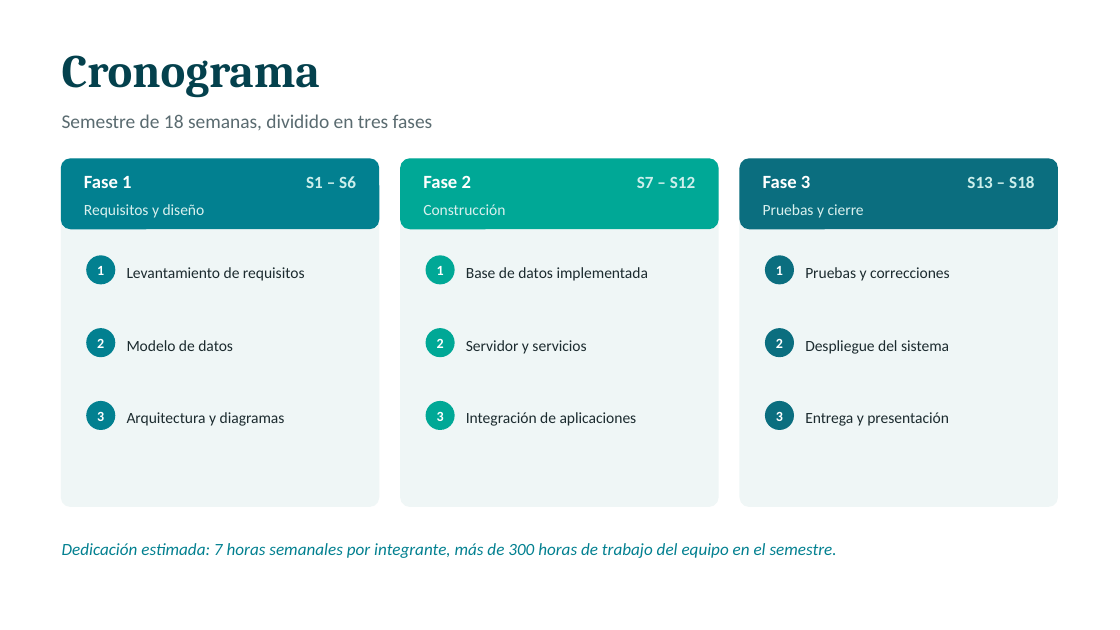
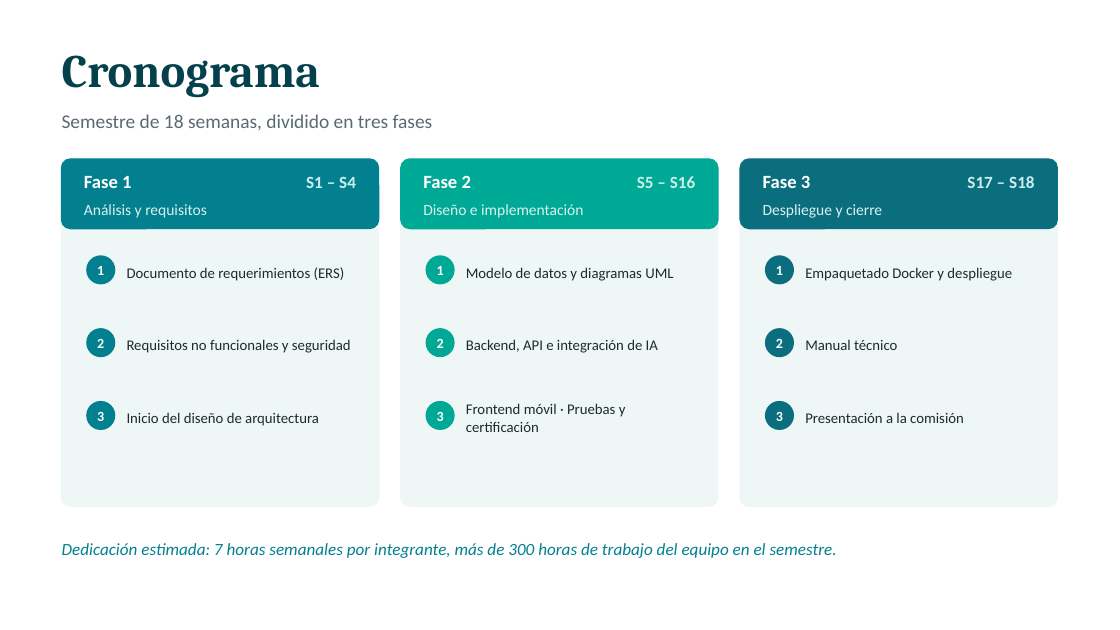
Before and after one commit to Jaacern/G1_CAPSTONE_003D, a slide deck: slide 10 of Fase 1/Evidencias Grupales/Presentación idea de proyecto.pptx. Drawn at 1120x630 pixels with LibreOffice and Linux fonts; fonts in the diff are those of the drawing. Boxes give left, top, right and bottom in pixels: in the first picture for what was removed or moved away, otherwise in the second. Text is boxed around its words. In the diff, an @@ line names an element or a change of style, - is before the commit and + after.

```diff
--- a/Fase 1/Evidencias Grupales/Presentación idea de proyecto.pptx
+++ b/Fase 1/Evidencias Grupales/Presentación idea de proyecto.pptx
@@ text at [306, 177, 356, 188]: text changed @@
-S1 – S6
+S1 – S4
@@ text at [637, 176, 695, 188]: text changed @@
-S7 – S12
+S5 – S16
@@ text at [967, 176, 1034, 188]: text changed @@
-S13 – S18
+S17 – S18
@@ text at [84, 204, 207, 218]: text changed @@
-Requisitos y diseño
+Análisis y requisitos
@@ text at [423, 204, 583, 218]: text changed @@
-Construcción
+Diseño e implementación
@@ text at [763, 204, 882, 218]: text changed @@
-Pruebas y cierre
+Despliegue y cierre
@@ text at [127, 267, 345, 281]: text changed; size 10 to 9.5 pt @@
-Levantamiento de requisitos
+Documento de requerimientos (ERS)
@@ text at [466, 267, 673, 281]: text changed; size 10 to 9.5 pt @@
-Base de datos implementada
+Modelo de datos y diagramas UML
@@ text at [805, 267, 1012, 281]: text changed; size 10 to 9.5 pt @@
-Pruebas y correcciones
+Empaquetado Docker y despliegue
@@ text removed at [127, 340, 233, 351] @@
-Modelo de datos
@@ text added at [127, 339, 351, 353], 9.5 pt, text #1C2B2F @@
+Requisitos no funcionales y seguridad
@@ text at [466, 339, 658, 353]: text changed; size 10 to 9.5 pt @@
-Integración de aplicaciones
+Backend, API e integración de IA
@@ text removed at [466, 340, 586, 354] @@
-Servidor y servicios
@@ text removed at [805, 340, 949, 354] @@
-Despliegue del sistema
@@ text added at [805, 340, 897, 350], 9.5 pt, text #1C2B2F @@
+Manual técnico
@@ text at [127, 412, 319, 426]: text changed; size 10 to 9.5 pt @@
-Arquitectura y diagramas
+Inicio del diseño de arquitectura
@@ text added at [466, 403, 626, 432], 9.5 pt, text #1C2B2F @@
+Frontend móvil · Pruebas y certificación
@@ text at [805, 413, 964, 423]: text changed; size 10 to 9.5 pt @@
-Entrega y presentación
+Presentación a la comisión
```
Also in this commit, not shown: 8 other slides changed, 1 other file.
